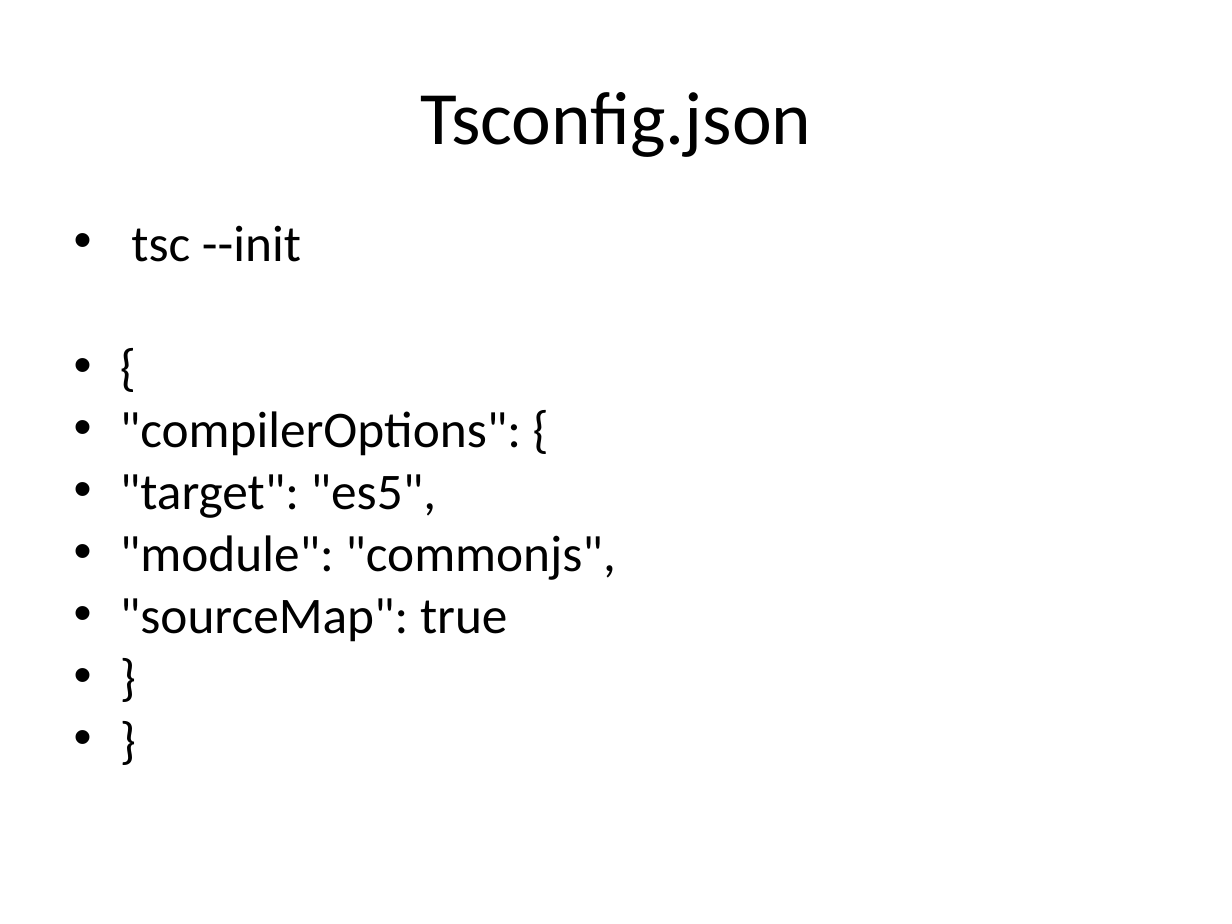
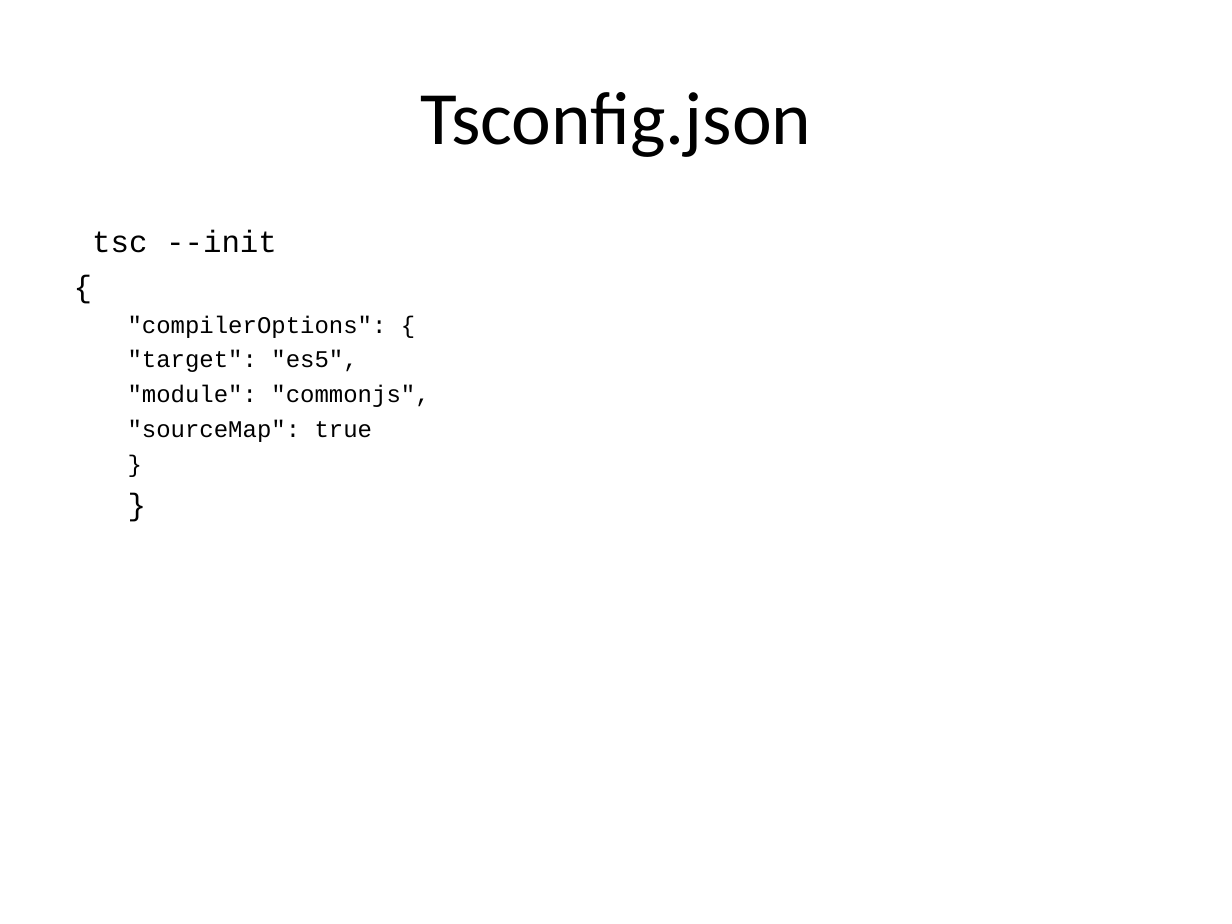
Before and after one commit to vishnumvn/AngularJS_Tut, a slide deck: slide 76 of Materials/ES_TS_For_Anguar4.ppt. Drawn at 1232x924 pixels with LibreOffice and Linux fonts; fonts in the diff are those of the drawing. Boxes give left, top, right and bottom in pixels: in the first picture for what was removed or moved away, otherwise in the second. Text is boxed around its words. In the diff, an @@ line names an element or a change of style, - is before the commit and + after.

```diff
--- a/Materials/ES_TS_For_Anguar4.ppt
+++ b/Materials/ES_TS_For_Anguar4.ppt
@@ text "tsc --init" at [92,230,429,442]: size 30 to 18 pt in "tsc --init", "{", "}"; font Calibri to Courier New; size 30 to 14 pt in ""compilerOptions": {", ""target": "es5",", ""module": "commonjs",", ""sourceMap": true" and 1 more places; bullet • to none; line spacing 0.8 to 1; less space between paragraphs; list level 1 to 2 in ""compilerOptions": {"; list level 1 to 2 in ""target": "es5","; list level 1 to 2 in ""module": "commonjs","; list level 1 to 2 in ""sourceMap": true"; list level 1 to 2 in "}" @@
```
Also in this commit, not shown: 9 other slides changed, 3 other files.
